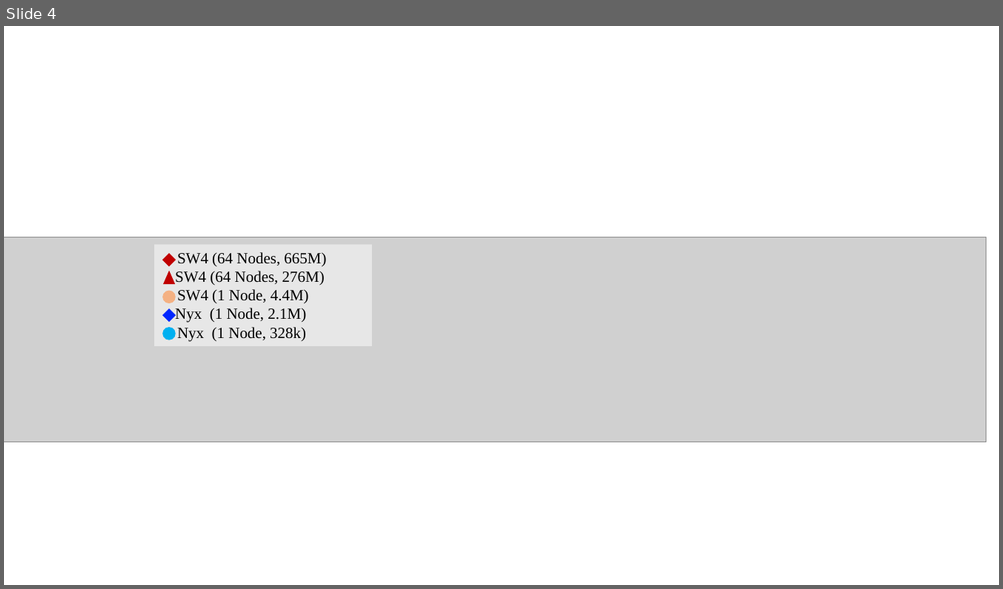
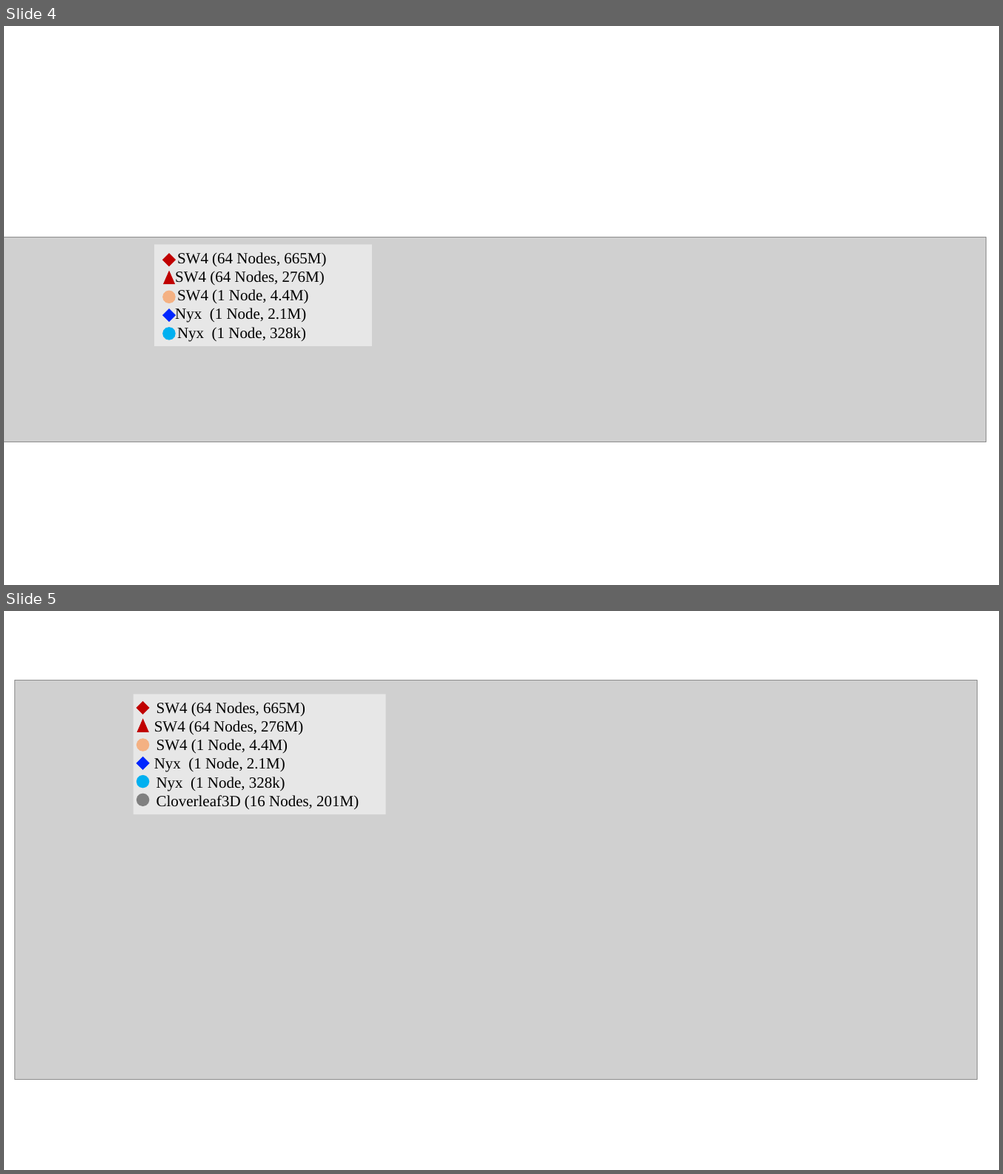
Before and after one commit to sudhanshusane/ICCS, a slide deck: Images/insitucost.pptx. Shown one above the other, each under a label of ours: slide 4 before the commit, slides 4 and 5 after it. The pictures are 1003x589 and 1003x1174 pixels, drawn with LibreOffice and Linux fonts; fonts in the diff are those of the drawing; grey boxes stand for pictures. Boxes give left, top, right and bottom in pixels: in the first picture for what was removed or moved away, otherwise in the second. Text is boxed around its words. In the diff, an @@ line names an element or a change of style, - is before the commit and + after.

```diff
--- a/Images/insitucost.pptx
+++ b/Images/insitucost.pptx
@@ slide 5 added at bbox=[4, 611, 999, 1170], background #FFFFFF @@
@@ picture added at bbox=[14, 681, 977, 1079] @@
@@ rectangle added at bbox=[133, 695, 385, 815], fill #FFFFFF at 50% opacity, 15 pt, text #000000 @@
+SW4 (64 Nodes, 665M)
+SW4 (64 Nodes, 276M)
+SW4 (1 Node, 4.4M)
+Nyx (1 Node, 2.1M)
+Nyx (1 Node, 328k)
+Cloverleaf3D (16 Nodes, 201M)
@@ diamond added at bbox=[136, 702, 149, 714], fill #C00000, outline #C00000 1 pt @@
@@ triangle added at bbox=[137, 720, 148, 732], fill #C00000, outline #C00000 1 pt @@
@@ ellipse added at bbox=[136, 739, 149, 752], fill #F4B183, outline #F4B183 1 pt @@
@@ diamond added at bbox=[136, 758, 149, 769], fill #0026FF, outline #0026FF 1 pt @@
@@ ellipse added at bbox=[136, 776, 149, 788], fill #00B0F0, outline #00B0F0 1 pt @@
@@ ellipse added at bbox=[136, 794, 149, 806], fill #808080, outline #808080 1 pt @@
```
Also in this commit, not shown: 1 other slide added, 30 other files.
